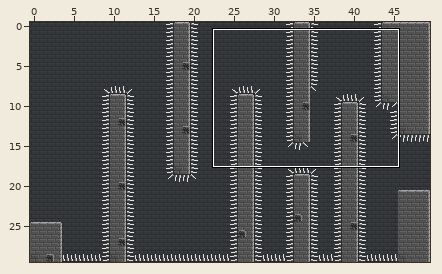
One commit to this Tiled map (JSON): Bin/Levels/Level_11.json. Above, an overview of the earlier version with the close-up marked.
Close-up. Earlier state:
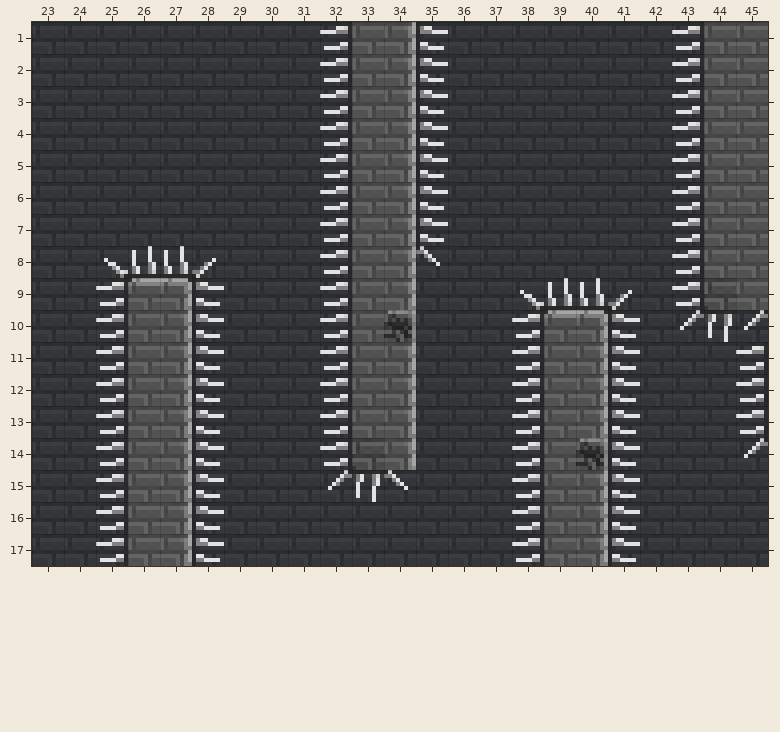
Cells are 8x8 px. Shown: x 23..45, y 1..17. The commit also changed other parts of the map, which this record leaves out.
New version:
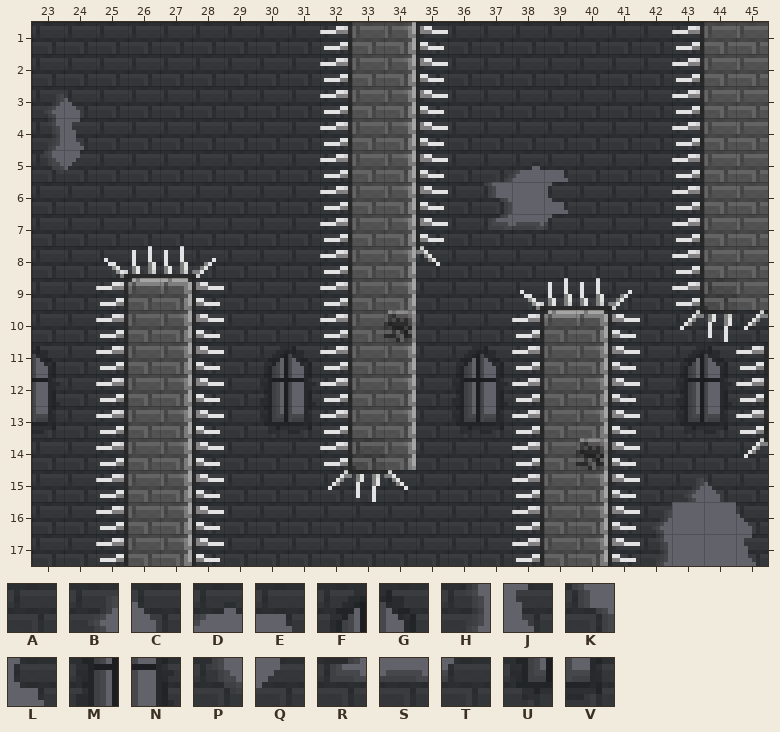
Key: from "passontileset": A 90, B 115, C 116, D 118, E 119, F 122, G 123, H 147, J 148, K 149, L 151, M 154, N 155, P 179, Q 180, R 181, S 182, T 183, U 186, V 187.
_ is an empty cell.
Change:
Layer "BG1":
y 3: x 23..24 AA -> BC
y 4: x 23..24 AA -> HJ
y 5: x 23..24 AA -> PQ; x 38..39 AA -> DE
y 6: x 37..39 AAA -> K_L
y 7: x 37..39 AAA -> RST
y 11: x 23 A -> G; x 30..31 AA -> FG; x 36..37 AA -> FG; x 43..44 AA -> FG
y 12: x 23 A -> N; x 30..31 AA -> MN; x 36..37 AA -> MN; x 43..44 AA -> MN
y 13: x 23 A -> V; x 30..31 AA -> UV; x 36..37 AA -> UV; x 43..44 AA -> UV
y 15: x 43..44 AA -> BC
y 16: x 42..45 AAAA -> B__C
y 17: x 42..45 AAAA -> H__J
